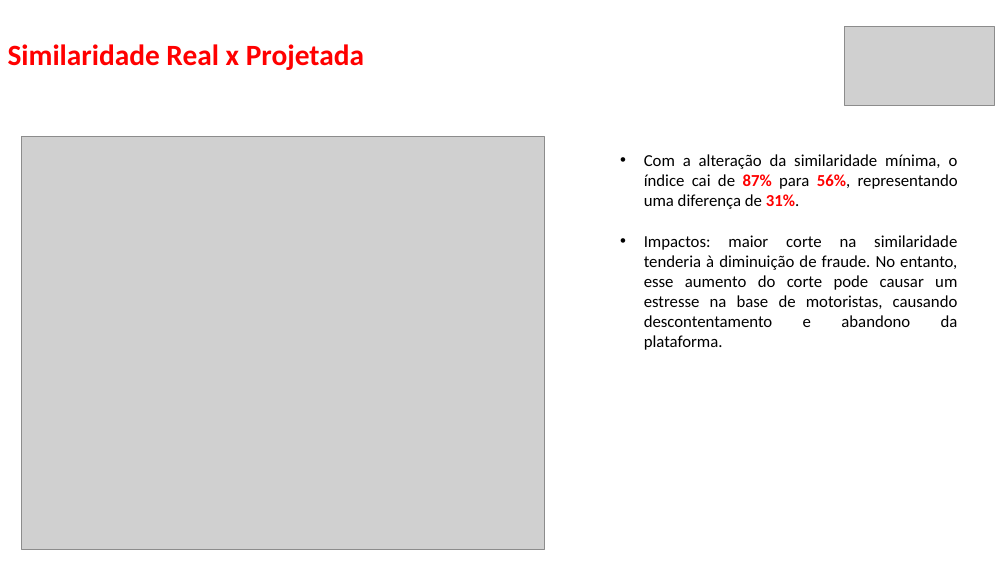
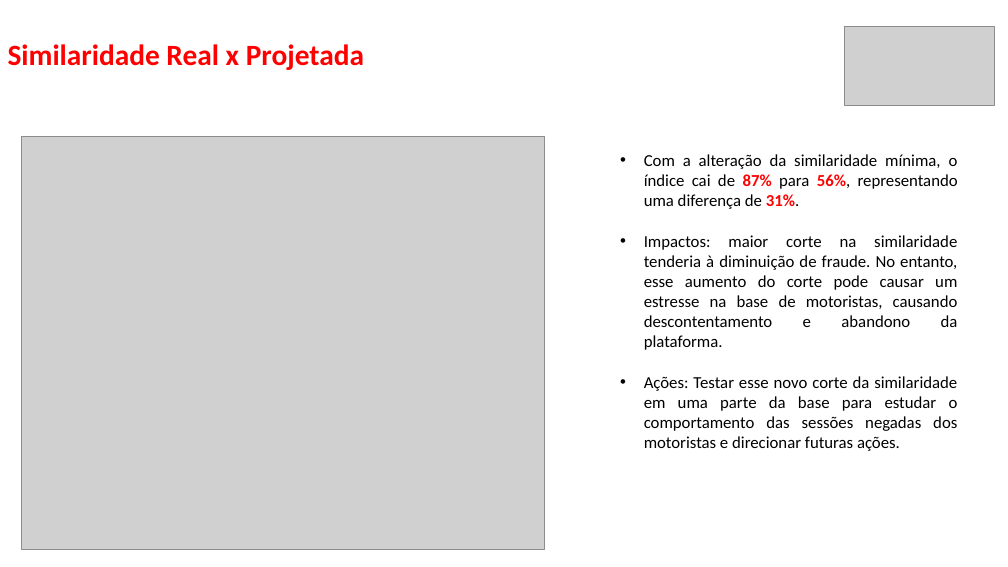
Before and after one commit to thalesluizbraga/fraud_food_company_analysis, a slide deck: slide 6 of Apresentação de Teste de SQL .pptx. Drawn at 1008x567 pixels with LibreOffice and Linux fonts; fonts in the diff are those of the drawing; grey boxes stand for pictures. Boxes give left, top, right and bottom in pixels: in the first picture for what was removed or moved away, otherwise in the second. Text is boxed around its words. In the diff, an @@ line names an element or a change of style, - is before the commit and + after.

```diff
--- a/Apresentação de Teste de SQL .pptx
+++ b/Apresentação de Teste de SQL .pptx
@@ text at [644,376,958,451]: paragraph added @@
+• Ações: Testar esse novo corte da similaridade em uma parte da base para estudar o comportamento das sessões negadas dos motoristas e direcionar futuras ações.
```
Also in this commit, not shown: 1 other slide changed, 1 slide removed, 10 other files.
